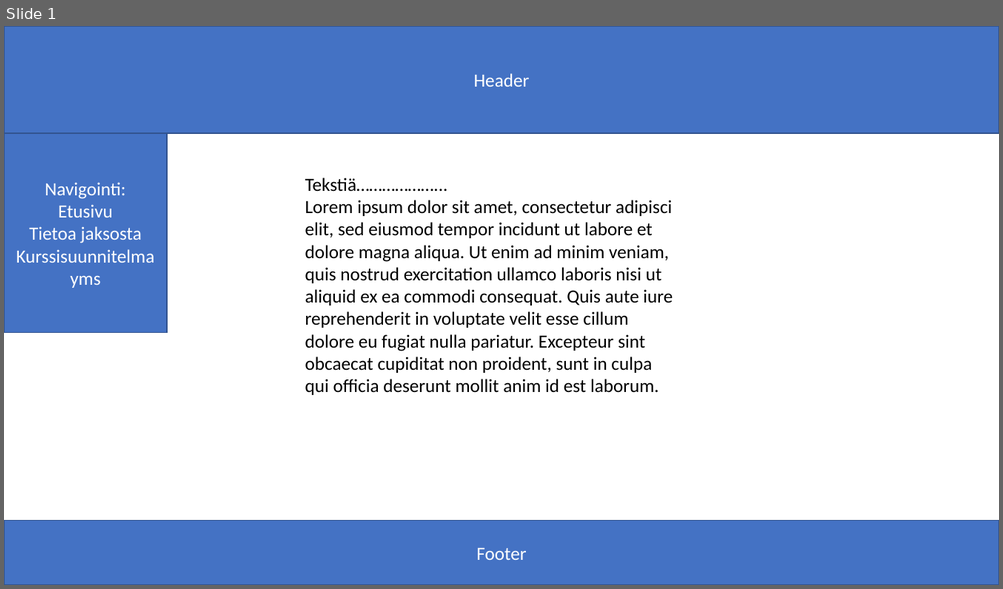
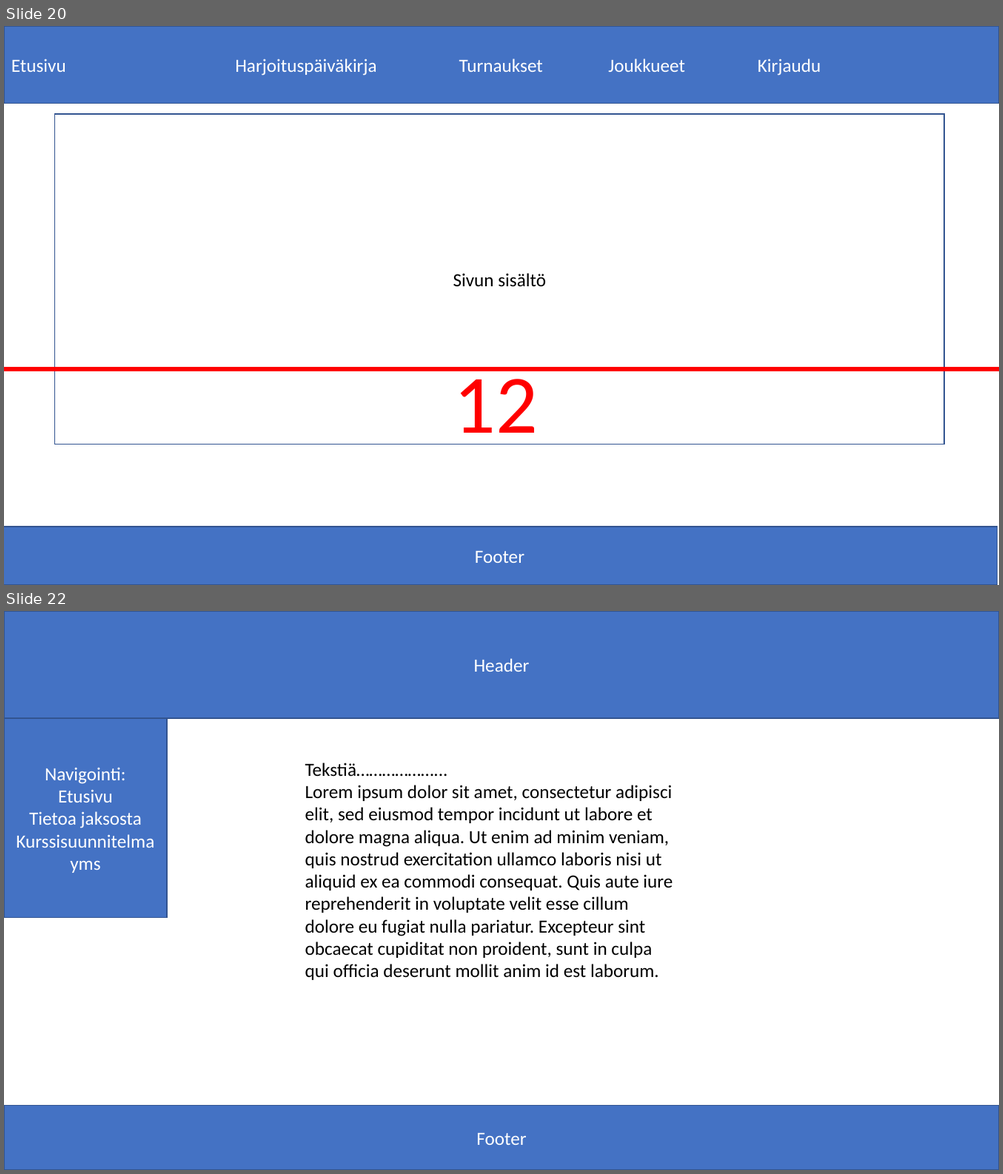
Before and after one commit to KalleVuoristo/Kouluhommat, a slide deck: eurheilu_projekti/pikaluonnos.pptx. Shown one above the other, each under a label of ours: slide 1 before the commit, slides 20 and 22 after it; the slides between them are not shown. The pictures are 1003x589 and 1003x1174 pixels, drawn with LibreOffice and Linux fonts; fonts in the diff are those of the drawing; background and template pictures are left out. Boxes give left, top, right and bottom in pixels: in the first picture for what was removed or moved away, otherwise in the second. Text is boxed around its words. In the diff, an @@ line names an element or a change of style, - is before the commit and + after.

```diff
--- a/eurheilu_projekti/pikaluonnos.pptx
+++ b/eurheilu_projekti/pikaluonnos.pptx
@@ slide 20 added at (x1=4, y1=26, x2=999, y2=585), background picture (left out) @@
@@ rectangle added at (x1=4, y1=26, x2=999, y2=104), fill #4472C4, outline #325491 1 pt, 18 pt, text #FFFFFF @@
+Etusivu Harjoituspäiväkirja Turnaukset Joukkueet Kirjaudu
@@ rectangle added at (x1=55, y1=114, x2=944, y2=445), fill #FFFFFF, outline #325491 1 pt, 18 pt, text #000000 @@
+Sivun sisältö
@@ line added from (4, 369) to (999, 369), #FF0000 4.5 pt @@
@@ text added at (x1=454, y1=367, x2=538, y2=445), 80 pt, text #FF0000 @@
+12
@@ rectangle added at (x1=4, y1=528, x2=996, y2=585), fill #4472C4, outline #325491 1 pt, 18 pt, text #FFFFFF @@
+Footer
@@ what was slide 1 is now slide 22 @@
```
Also in this commit, not shown: 20 other slides added.
